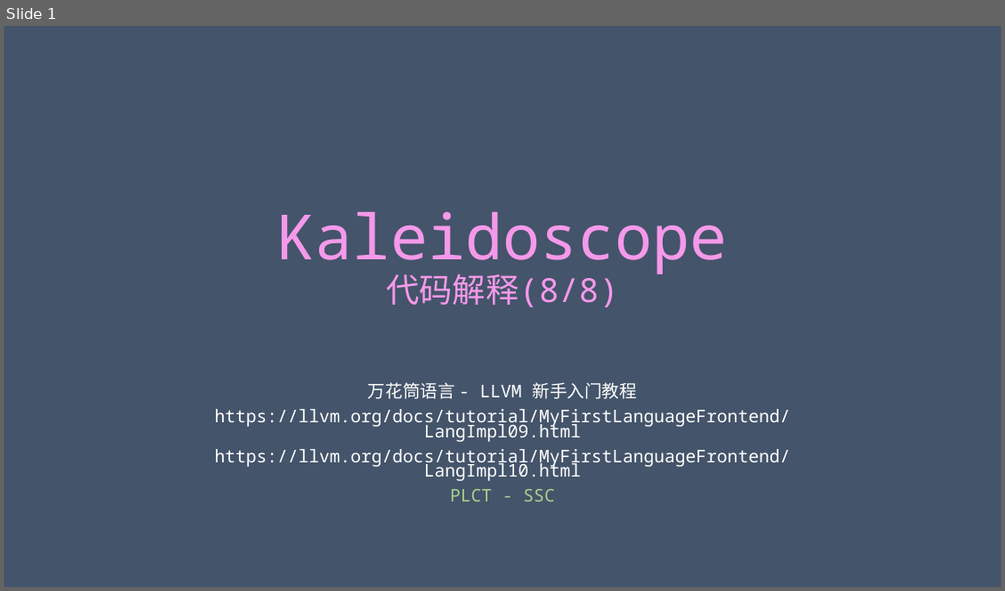
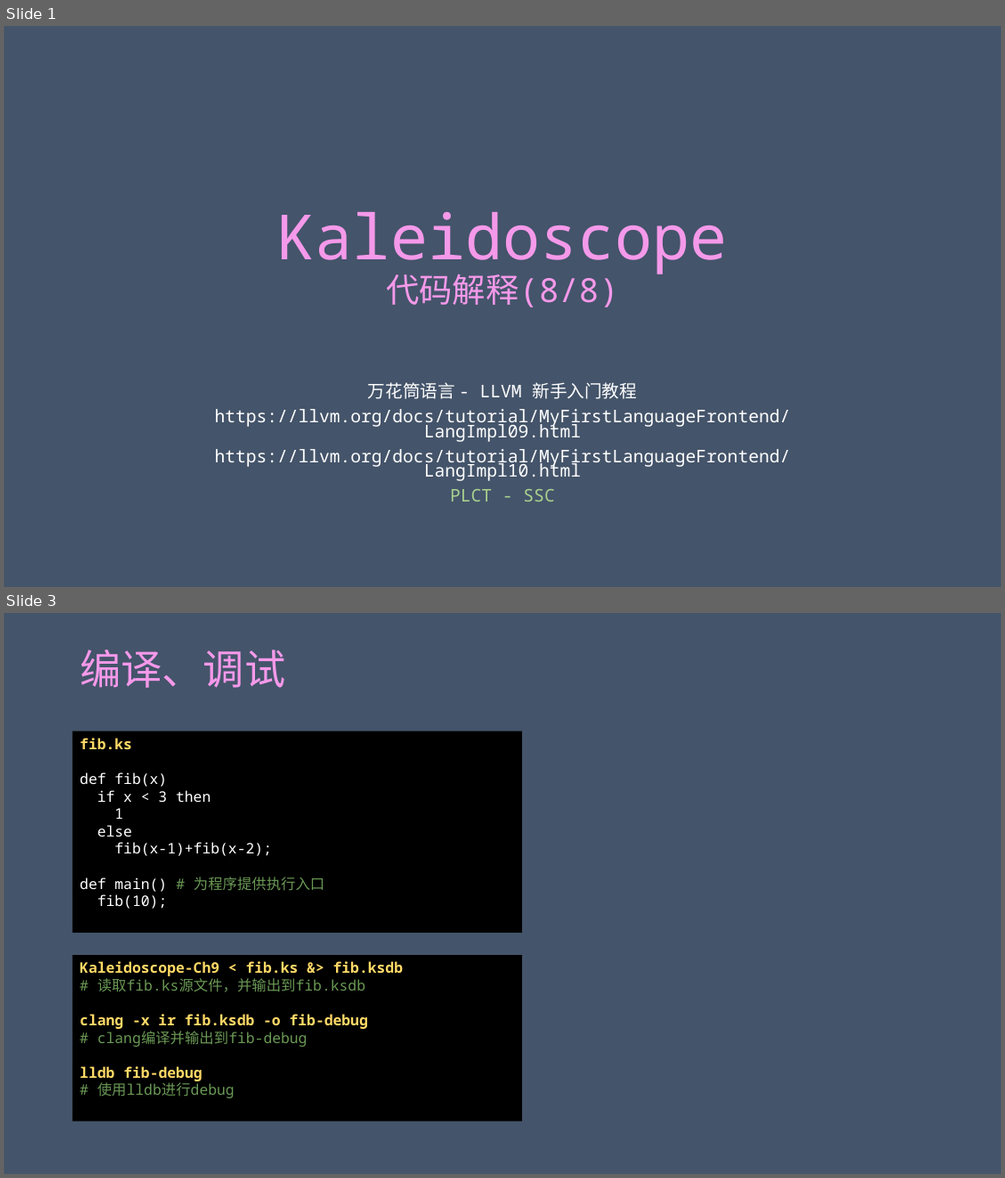
Before and after one commit to achieveartificialintelligence/download, a slide deck: Kaleidoscope/Ch9/Kaleidoscope.pptx. Shown one above the other, each under a label of ours: slide 1 before the commit, slides 1 and 3 after it; the slides between them are not shown. The pictures are 1005x591 and 1005x1178 pixels, drawn with LibreOffice and Linux fonts; fonts in the diff are those of the drawing. Boxes give left, top, right and bottom in pixels: in the first picture for what was removed or moved away, otherwise in the second. Text is boxed around its words. In the diff, an @@ line names an element or a change of style, - is before the commit and + after.

```diff
--- a/Kaleidoscope/Ch9/Kaleidoscope.pptx
+++ b/Kaleidoscope/Ch9/Kaleidoscope.pptx
@@ slide 3 added at (4,613,1001,1174), background #44546A @@
@@ title added at (80,649,285,688), 39.6 pt, text gradient #F599EA to #89D1EB @@
+编译、调试
@@ rectangle added at (73,731,522,933), fill #000000, 14 pt, text #FFFFFF @@
+fib.ks
+def fib(x)
+if x < 3 then
+1
+else
+fib(x-1)+fib(x-2);
+def main() # 为程序提供执行入口
+fib(10);
@@ rectangle added at (73,955,522,1121), fill #000000, 14 pt, text #FFD966, bold @@
+Kaleidoscope-Ch9 < fib.ks &> fib.ksdb
+# 读取fib.ks源文件，并输出到fib.ksdb
+clang -x ir fib.ksdb -o fib-debug
+# clang编译并输出到fib-debug
+lldb fib-debug
+# 使用lldb进行debug
```
Also in this commit, not shown: 1 slide changed, 1 other file.
